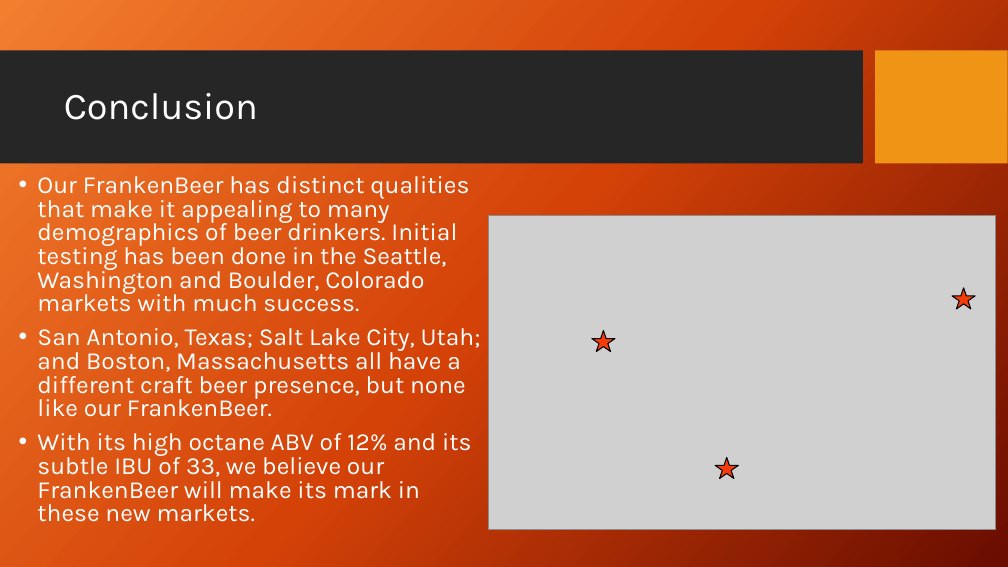
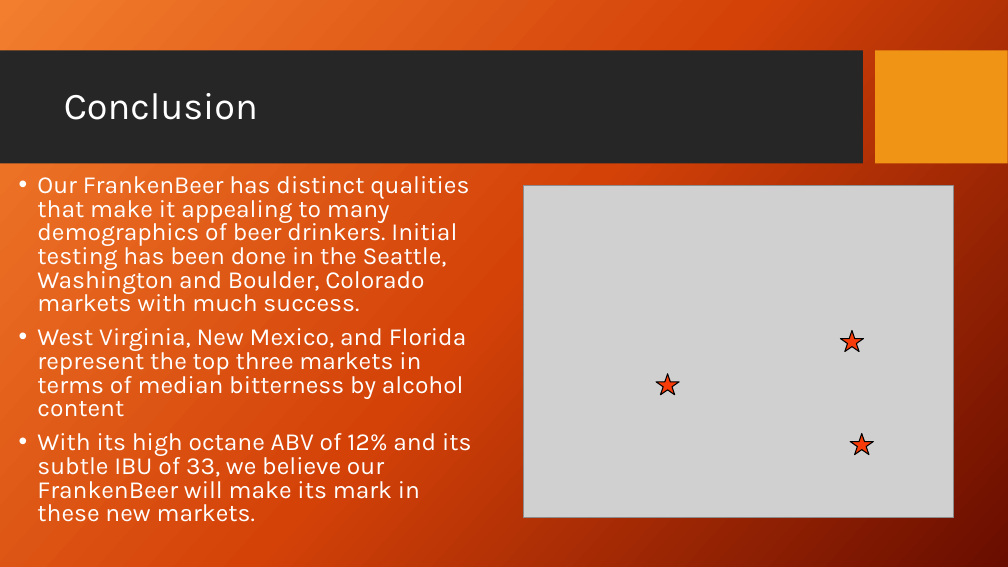
Before and after one commit to nickcellini/DDS-Case-Study-ACQN, a slide deck: slide 9 of Case Study - Project 1 - Final.pptx. Drawn at 1008x567 pixels with LibreOffice and Linux fonts; fonts in the diff are those of the drawing; grey boxes stand for pictures; background and template pictures are left out. Boxes give left, top, right and bottom in pixels: in the first picture for what was removed or moved away, otherwise in the second. Text is boxed around its words. In the diff, an @@ line names an element or a change of style, - is before the commit and + after.

Commit message:
updated with FrankenScore

```diff
--- a/Case Study - Project 1 - Final.pptx
+++ b/Case Study - Project 1 - Final.pptx
@@ picture resized from (x1=489, y1=216, x2=996, y2=529) to (x1=524, y1=185, x2=954, y2=517) @@
@@ text at (x1=37, y1=328, x2=466, y2=417): text changed @@
-• San Antonio, Texas; Salt Lake City, Utah; and Boston, Massachusetts all have a different craft beer presence, but none like our FrankenBeer.
+• West Virginia, New Mexico, and Florida represent the top three markets in terms of median bitterness by alcohol content
@@ star moved from (x1=952, y1=288, x2=975, y2=309) to (x1=841, y1=330, x2=864, y2=352) @@
@@ star moved from (x1=592, y1=330, x2=616, y2=352) to (x1=656, y1=374, x2=680, y2=395) @@
@@ star moved from (x1=715, y1=457, x2=739, y2=479) to (x1=851, y1=433, x2=874, y2=454) @@
```
Also in this commit, not shown: 3 other slides changed.
